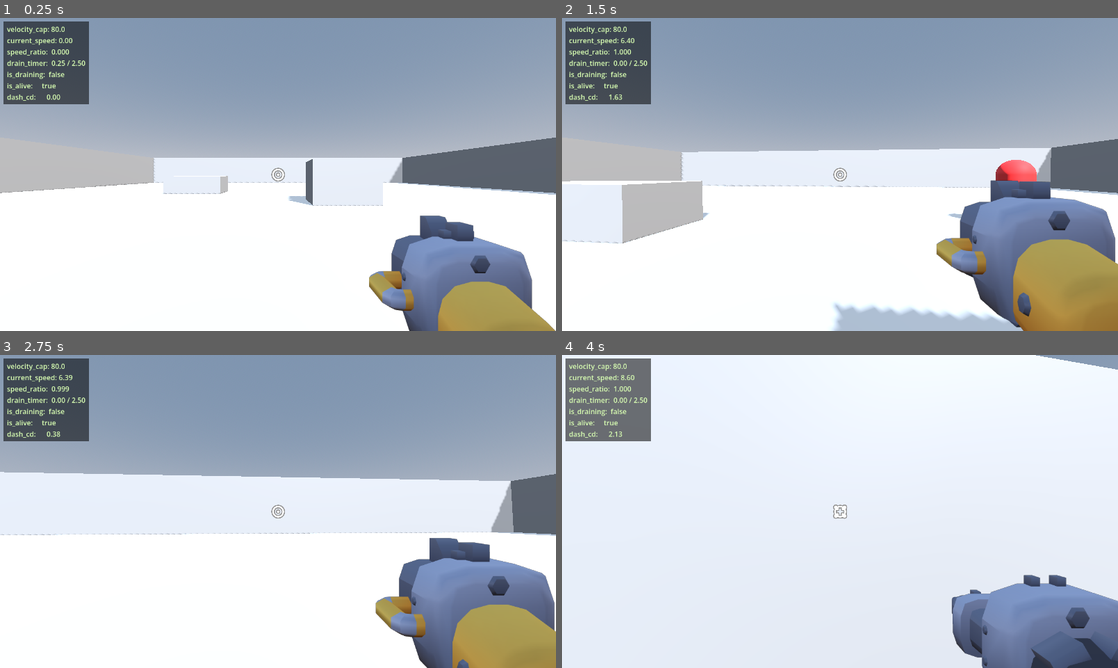
Above: before the commit, frames 1-4 (two rows, left to right).
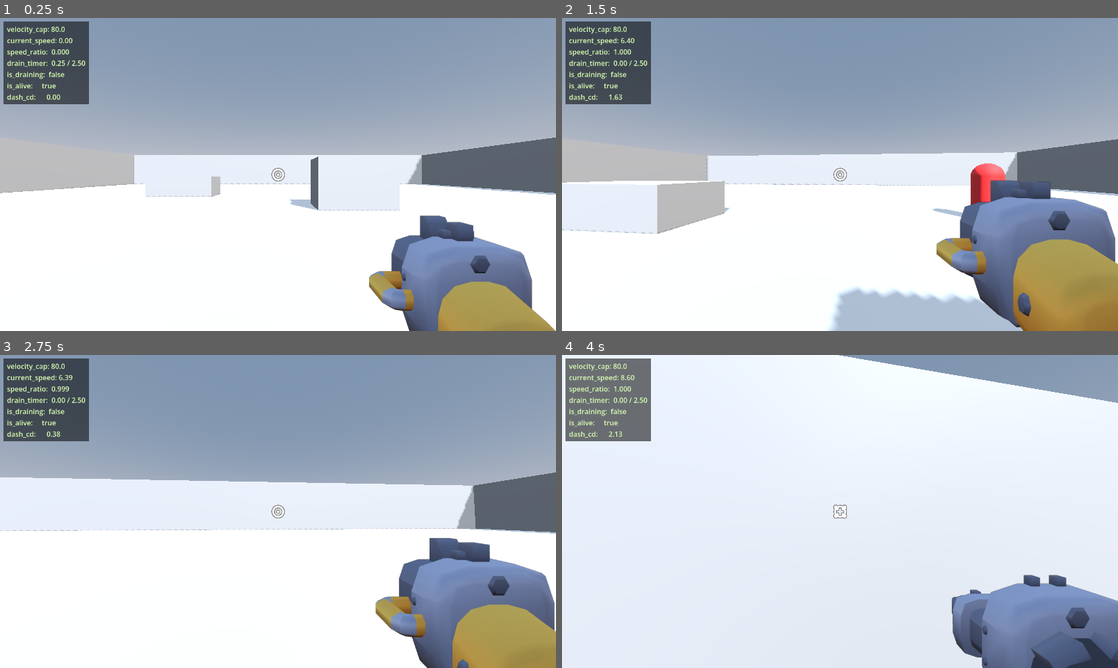
Above: after the commit, the same moments.

Repository: zulesss/vgate
Game: Godot game, scene res://scenes/main.tscn
Same seed, same stepped clock (60 frames per second), same inputs: the game is played once before the commit and once after it.
Inputs (mouse positions are in pixels of both pictures, inside the frame that each line leads up to):
- Up to frame 1 (0.25 s): no input
- Up to frame 2 (1.5 s): move the mouse to (867, 174) at 0.52 s; hold W (move_forward) from 0.53 s (still down); tap Shift (dash) at 0.6, 1.35 s; tap Space (jump) at 0.77 s; move the mouse to (812, 174) at 1.27 s
- Up to frame 3 (2.75 s): keep holding W (move_forward); tap Space (jump) at 1.52 s; move the mouse to (289, 505) at 2.02 s; click (289, 505) at 2.1 s; tap Shift (dash) at 2.3 s
- Up to frame 4 (4 s): keep holding W (move_forward); move the mouse to (834, 517) at 2.77 s; tap E (weapon_toggle) at 2.85 s; tap Space (jump) at 3.02, 3.77 s; tap Shift (dash) at 3.05, 3.6 s; move the mouse to (878, 514) at 3.52 s

The runs differ from the first frame. In frame 1, 1.8% of the frame differs, in the area x 0-99%, y 43-62%; in frame 2, 6.2%, in the area x 0-100%, y 38-100%; in frame 3, 3.1%; in frame 4, 3.5%.

Commit message:
M2 Package A: slow-down §1 visual (FOV double-axis + camera bob taper)
FOV = min(fov_from_speed_ratio, fov_from_cap_ratio) per feel_spec §1.
Camera bob amplitude tweens to 0 at speed_ratio<0.3, restores at >0.3.
FovController helper supports kick offsets (used by Packages B and C).

Audio layers (heartbeat, ambient low-pass) deferred to post-Iter-1
playtest — no source assets in Kenney Starter Kit.

Diff:
--- /dev/null
+++ b/objects/fov_controller.gd
@@ -0,0 +1,88 @@
+class_name FovController extends Node
+
+# FOV pipeline: final_fov = base_fov + sum(active kicks).
+# - base_fov ставит player.gd каждый кадр через set_base() из double-axis mapping
+#   (см. docs/feel/feel_spec.md §1).
+# - kicks — transient offsets (kill-burst §2 punch, dash §3 stretch). Каждый
+#   kick декаит к 0 по своей easing-curve и удаляется когда отжил.
+#
+# Аддитивность: при отсутствии kicks final_fov == base_fov ровно (без drift'а).
+# Когда kick кончился (elapsed >= duration) — он удаляется в том же кадре, не
+# вкладывает остаточный epsilon.
+
+@export var camera_path: NodePath
+@export var base_fov: float = 90.0
+@export var min_fov: float = 58.0  # spec §1: ниже не идти, motion sickness
+
+var _camera: Camera3D
+var _kicks: Array[Dictionary] = []  # [{magnitude, duration, elapsed, easing}]
+
+
+func _ready() -> void:
+	if camera_path != NodePath(""):
+		_camera = get_node_or_null(camera_path) as Camera3D
+
+
+func set_camera(cam: Camera3D) -> void:
+	_camera = cam
+
+
+# Player.gd зовёт каждый кадр с финальным base FOV из min(axis1, axis2).
+func set_base(target_fov: float) -> void:
+	base_fov = target_fov
+
+
+# Transient kick. easing один из: "ease_out_cubic", "ease_out_quart", "ease_out".
+# duration_ms — продолжительность декаа от magnitude к 0.
+func kick(magnitude: float, duration_ms: int, easing: String = "ease_out_cubic") -> void:
+	_kicks.append({
+		"magnitude": magnitude,
+		"duration": float(duration_ms) / 1000.0,
+		"elapsed": 0.0,
+		"easing": easing,
+	})
+
+
+func _process(delta: float) -> void:
+	if _camera == null:
+		return
+
+	var kick_sum: float = 0.0
+	# Iterate backwards чтобы удалять отжившие inplace.
+	for i in range(_kicks.size() - 1, -1, -1):
+		var k: Dictionary = _kicks[i]
+		k["elapsed"] = (k["elapsed"] as float) + delta
+		var elapsed: float = k["elapsed"]
+		var dur: float = k["duration"]
+		if elapsed >= dur:
+			_kicks.remove_at(i)
+			continue
+		var t: float = elapsed / dur  # 0..1 progress
+		var remaining: float = _ease_remaining(t, k["easing"] as String)
+		kick_sum += (k["magnitude"] as float) * remaining
+		_kicks[i] = k
+
+	var final_fov: float = base_fov + kick_sum
+	if final_fov < min_fov:
+		final_fov = min_fov
+	_camera.fov = final_fov
+
+
+# Возвращает оставшуюся долю (1.0 в начале → 0.0 в конце) для kick decay.
+# t — нормализованный progress 0..1.
+static func _ease_remaining(t: float, easing: String) -> float:
+	match easing:
+		"ease_out_cubic":
+			# y = 1 - (1-t)^3 — стандартный ease-out-cubic для decay'а:
+			# в начале быстро, в конце плавно к нулю.
+			var inv: float = 1.0 - t
+			return inv * inv * inv
+		"ease_out_quart":
+			var inv2: float = 1.0 - t
+			return inv2 * inv2 * inv2 * inv2
+		"ease_out":
+			# Simple quadratic ease-out for decay.
+			var inv3: float = 1.0 - t
+			return inv3 * inv3
+		_:
+			return 1.0 - t  # linear fallback
--- a/objects/player.gd
+++ b/objects/player.gd
@@ -14,6 +14,21 @@
 const DASH_DURATION := 0.2
 const DASH_COOLDOWN := 2.5
 
+# FOV double-axis (docs/feel/feel_spec.md §1). Базовое значение spec'а — 90°,
+# не Starter-Kit'овые 80° в .tscn (исправляем в _ready()).
+const FOV_BASE := 90.0
+const FOV_LOW := 72.0   # speed_ratio 0.3 — нижняя точка квадратичной t² в зоне 0.3-0.6
+const FOV_MIN := 58.0   # удушение пол: ниже motion sickness
+const FOV_TUNNEL_DURATION := 1.8  # секунды: 72° → 58° за этот период когда speed_ratio<0.3
+const FOV_AXIS2_LOCK := 85.0       # cap_ratio 0.5-0.75 — едва заметная компрессия
+
+# Camera bob (§1, MUST). Amplitude → 0 при low ratio, restore при high. 0.5 сек tween.
+const BOB_AMPLITUDE := 0.04         # baseline вертикальная амплитуда (units)
+const BOB_FREQUENCY := 8.0          # рад/сек, привязано к step-rate ходьбы
+const BOB_TAPER_SECONDS := 0.5      # время полного перехода 1↔0
+const BOB_THRESHOLD_LOW := 0.3      # speed_ratio ниже — taper к 0
+const BOB_THRESHOLD_HIGH := 0.3     # выше — restore к 1
+
 @export_subgroup("Weapons")
 @export var weapons: Array[Weapon] = []
 
@@ -45,6 +60,20 @@
 var _dash_cooldown_remaining: float = 0.0
 var _dash_velocity: Vector3 = Vector3.ZERO
 
+# FOV §1 — slow-down zone enter time. Когда speed_ratio впервые пересекает <0.3,
+# фиксируем t=0 для tunnel-кривой 72°→58° за 1.8 сек ease-in-out.
+var _tunnel_time: float = 0.0
+var _in_tunnel: bool = false
+
+# Camera bob state.
+var _bob_phase: float = 0.0
+var _bob_amplitude_modifier: float = 1.0  # 0..1, taper'ится по speed_ratio threshold
+var _head_base_y: float = 0.0
+
+# FOV controller (создаётся в _ready как child). Канал для base + kicks.
+var fov_controller: FovController
+
+@onready var head = $Head
 @onready var camera = $Head/Camera
 @onready var raycast = $Head/Camera/RayCast
 @onready var muzzle = $Head/Camera/SubViewportContainer/SubViewport/CameraItem/Muzzle
@@ -64,11 +93,23 @@
 	weapon = weapons[weapon_index] # Weapon must never be nil
 	initiate_change_weapon(weapon_index)
 
+	# FOV controller — программный child, не в .tscn (проще + матчит conventions).
+	fov_controller = FovController.new()
+	fov_controller.name = "FovController"
+	fov_controller.base_fov = FOV_BASE
+	fov_controller.min_fov = FOV_MIN
+	fov_controller.set_camera(camera)
+	add_child(fov_controller)
+	camera.fov = FOV_BASE  # стартовый snap (Starter-Kit имел 80°)
+
+	_head_base_y = head.position.y
+
 func _process(delta):
 	# Handle functions
 	handle_controls(delta)
 	handle_gravity(delta)
 	_tick_dash(delta)
+	_tick_feel(delta)
 
 	# Movement
 
@@ -355,3 +396,81 @@
 # Читается DebugHud'ом. M2 уберём в HUD-проекте отдельным узлом.
 func get_dash_cooldown_remaining() -> float:
 	return _dash_cooldown_remaining
+
+
+# Feel pass §1 — каждый кадр пересчитываем base FOV (double-axis) и амплитуду bob'а.
+# Per-frame дёшево: пара ifelse + sin. Tween'ить modifier нужно явно (а не через Tween node)
+# чтобы не плодить allocations на каждом entry/exit.
+func _tick_feel(delta: float) -> void:
+	var sr: float = VelocityGate.speed_ratio()
+	var cap_ratio: float = VelocityGate.velocity_cap / 80.0
+
+	# --- Ось 1: speed_ratio ---
+	var fov_axis1: float
+	if sr >= 0.6:
+		fov_axis1 = FOV_BASE
+		_in_tunnel = false
+		_tunnel_time = 0.0
+	elif sr >= 0.3:
+		# Зона "тревога": квадратичная t² ease-in 90° → 72° на отрезке sr 0.6 → 0.3.
+		# t=0 при sr=0.6 (FOV_BASE), t=1 при sr=0.3 (FOV_LOW).
+		var t: float = (0.6 - sr) / 0.3
+		var eased: float = t * t  # ease-in-quadratic, периферия сужается медленно потом резко
+		fov_axis1 = lerpf(FOV_BASE, FOV_LOW, eased)
+		_in_tunnel = false
+		_tunnel_time = 0.0
+	else:
+		# "Удушение": 72° → 58° за FOV_TUNNEL_DURATION ease-in-out.
+		# Time-based, не speed-ratio-based — игрок не должен мгновенно проваливаться в 58°
+		# когда ratio пересёк 0.3, должен иметь 1.8 сек tunnel buildup.
+		if not _in_tunnel:
+			_in_tunnel = true
+			_tunnel_time = 0.0
+		_tunnel_time = minf(_tunnel_time + delta, FOV_TUNNEL_DURATION)
+		var t2: float = _tunnel_time / FOV_TUNNEL_DURATION  # 0..1
+		var eased2: float = _ease_in_out(t2)
+		fov_axis1 = lerpf(FOV_LOW, FOV_MIN, eased2)
+
+	# --- Ось 2: cap_ratio ---
+	var fov_axis2: float
+	if cap_ratio >= 0.75:
+		fov_axis2 = FOV_BASE
+	elif cap_ratio >= 0.5:
+		fov_axis2 = FOV_AXIS2_LOCK  # lock 85°, "что-то не так"
+	else:
+		# < 0.5 — продолжаем снижение (то же FOV_LOW как target в худшем случае).
+		# Линейная интерполяция от 85° (cap 0.5) к FOV_LOW (cap 0.0).
+		var t3: float = (0.5 - cap_ratio) / 0.5
+		fov_axis2 = lerpf(FOV_AXIS2_LOCK, FOV_LOW, clampf(t3, 0.0, 1.0))
+
+	var base: float = minf(fov_axis1, fov_axis2)
+	if base < FOV_MIN:
+		base = FOV_MIN
+	if fov_controller != null:
+		fov_controller.set_base(base)
+
+	# --- Camera bob amplitude taper ---
+	# threshold 0.3: ниже — modifier к 0 за BOB_TAPER_SECONDS, выше — к 1 за то же.
+	var target_mod: float = 0.0 if sr < BOB_THRESHOLD_LOW else 1.0
+	var step: float = delta / BOB_TAPER_SECONDS
+	if absf(target_mod - _bob_amplitude_modifier) <= step:
+		_bob_amplitude_modifier = target_mod
+	else:
+		_bob_amplitude_modifier += signf(target_mod - _bob_amplitude_modifier) * step
+
+	# Bob phase advance — только если игрок реально движется по полу. На floor'е и
+	# при non-zero XZ velocity. Иначе amplitude 0 (нет шага = нет bob'а).
+	var xz: float = Vector2(velocity.x, velocity.z).length()
+	if is_on_floor() and xz > 0.5:
+		_bob_phase += delta * BOB_FREQUENCY
+	# Применяем offset на head.position.y (camera.position.y занят landing dip'ом).
+	var bob_offset: float = sin(_bob_phase) * BOB_AMPLITUDE * _bob_amplitude_modifier
+	head.position.y = _head_base_y + bob_offset
+
+
+# Symmetric ease-in-out (cubic). Используется для tunnel 72°→58°.
+static func _ease_in_out(t: float) -> float:
+	if t < 0.5:
+		return 4.0 * t * t * t
+	var inv: float = -2.0 * t + 2.0
+	return 1.0 - (inv * inv * inv) / 2.0
Not shown, added: objects/fov_controller.gd.uid
